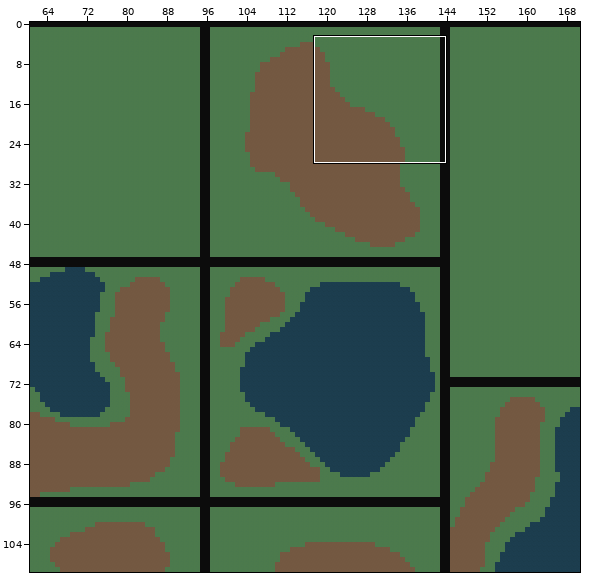
One commit to this Tiled map: assets/chunks.tmx. Above: a wide view before the commit, with the close-up outlined.
Close-up. Before the edit:
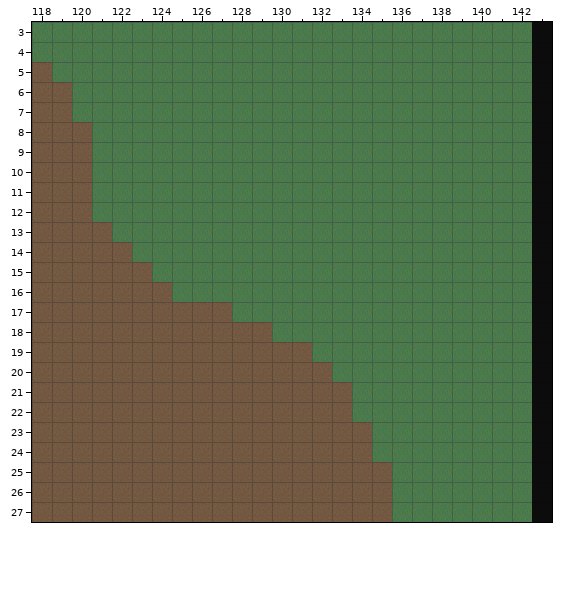
Cells are 32x32 px. Shown: x 118..143, y 3..27. The commit also changed other parts of the map, which this record leaves out.
Now the later version:
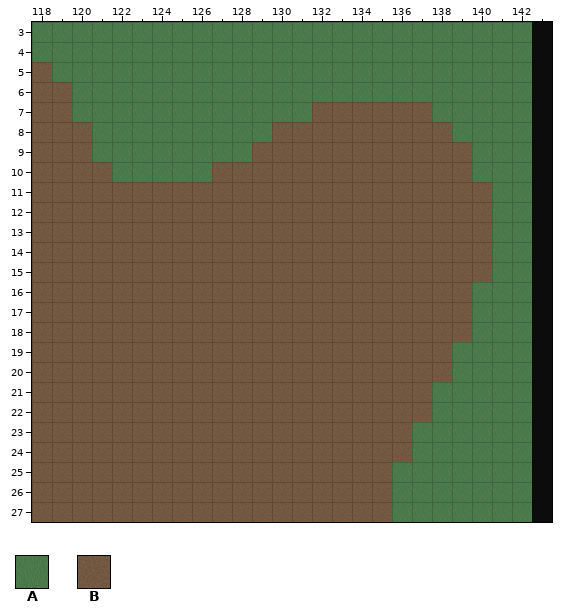
Key: from "terrain-extended": A 3, B 4.
_ is an empty cell.
Changes in this commit:
{"where": "layer \"Tile Layer 1\""}
{"y":7,"x":132,"old":"AAAAAA","new":"BBBBBB"}
{"y":8,"x":130,"old":"AAAAAAAAA","new":"BBBBBBBBB"}
{"y":9,"x":129,"old":"AAAAAAAAAAA","new":"BBBBBBBBBBB"}
{"y":10,"x":121,"old":"A","new":"B"}
{"y":10,"x":127,"old":"AAAAAAAAAAAAA","new":"BBBBBBBBBBBBB"}
{"y":11,"x":121,"old":"AAAAAAAAAAAAAAAAAAAA","new":"BBBBBBBBBBBBBBBBBBBB"}
{"y":12,"x":121,"old":"AAAAAAAAAAAAAAAAAAAA","new":"BBBBBBBBBBBBBBBBBBBB"}
{"y":13,"x":122,"old":"AAAAAAAAAAAAAAAAAAA","new":"BBBBBBBBBBBBBBBBBBB"}
{"y":14,"x":123,"old":"AAAAAAAAAAAAAAAAAA","new":"BBBBBBBBBBBBBBBBBB"}
{"y":15,"x":124,"old":"AAAAAAAAAAAAAAAAA","new":"BBBBBBBBBBBBBBBBB"}
{"y":16,"x":125,"old":"AAAAAAAAAAAAAAA","new":"BBBBBBBBBBBBBBB"}
{"y":17,"x":128,"old":"AAAAAAAAAAAA","new":"BBBBBBBBBBBB"}
{"y":18,"x":130,"old":"AAAAAAAAAA","new":"BBBBBBBBBB"}
{"y":19,"x":132,"old":"AAAAAAA","new":"BBBBBBB"}
{"y":20,"x":133,"old":"AAAAAA","new":"BBBBBB"}
{"y":21,"x":134,"old":"AAAA","new":"BBBB"}
{"y":22,"x":134,"old":"AAAA","new":"BBBB"}
{"y":23,"x":135,"old":"AA","new":"BB"}
{"y":24,"x":135,"old":"AA","new":"BB"}
{"label":"changed","picture_box":[92,102,492,462]}
